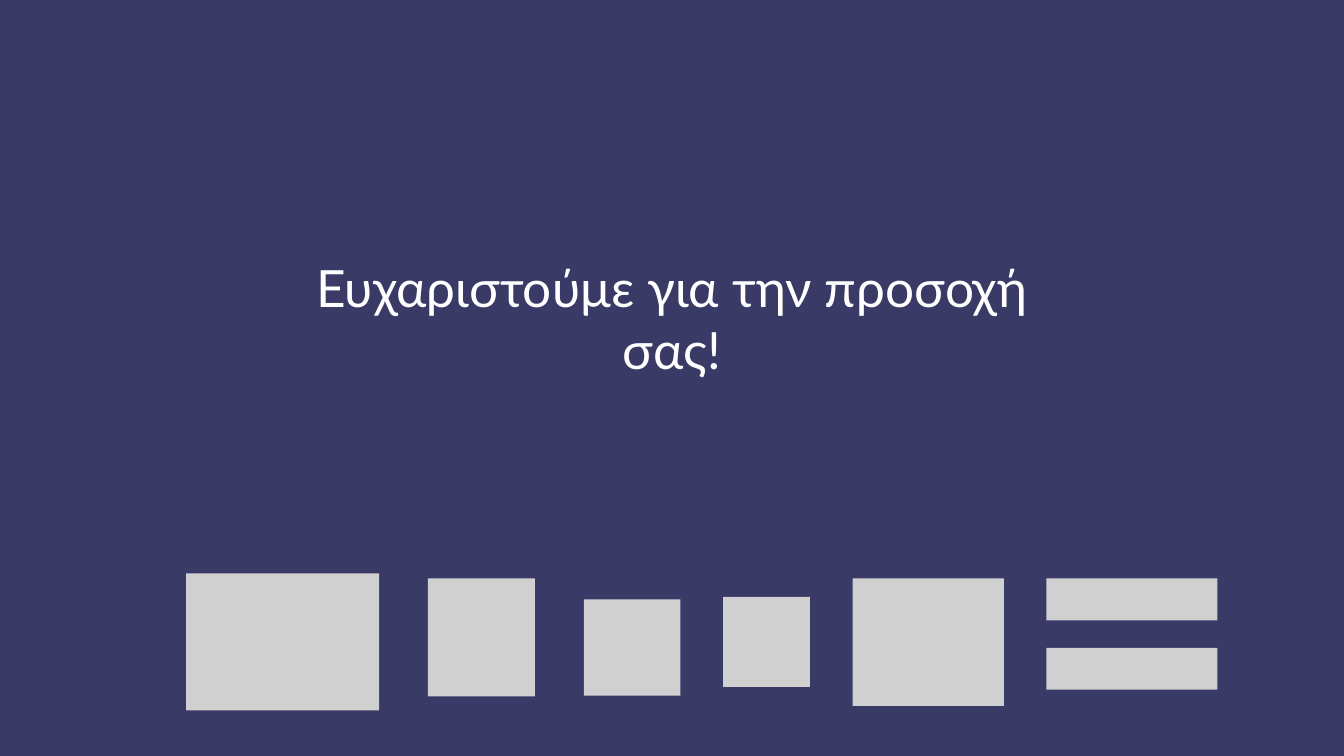
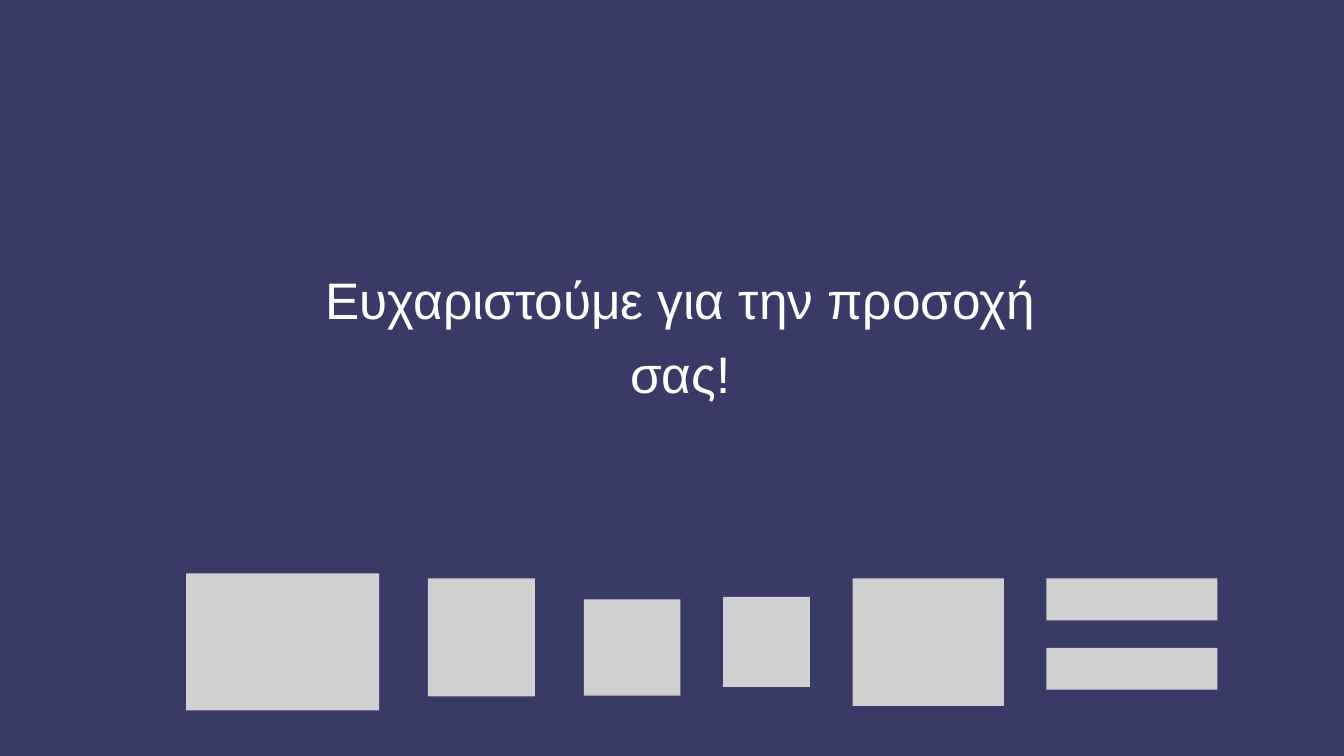
Before and after one commit to ChrysKoum/MeshDuino, a slide deck: slide 14 of MeshDuino.pptx (slide 13 before the commit). Drawn at 1344x756 pixels with LibreOffice and Linux fonts; fonts in the diff are those of the drawing; grey boxes stand for pictures. Boxes give left, top, right and bottom in pixels: in the first picture for what was removed or moved away, otherwise in the second. Text is boxed around its words. In the diff, an @@ line names an element or a change of style, - is before the commit and + after.

```diff
--- a/MeshDuino.pptx
+++ b/MeshDuino.pptx
@@ text "Ευχαριστούμε για την προσοχή σας!": place and size @@
-text "Ευχαριστούμε για την προσοχή σας!" at (316,268,1027,378)
+text "Ευχαριστούμε για την προσοχή σας!" at (326,280,1035,402)
@@ text "Ευχαριστούμε για την προσοχή σας!" at (326,280,1035,402): font Lato to Arial; line spacing 66pt to 1.2 @@
```
Also in this commit, not shown: 11 other slides changed, 1 slide added, 4 other files.
